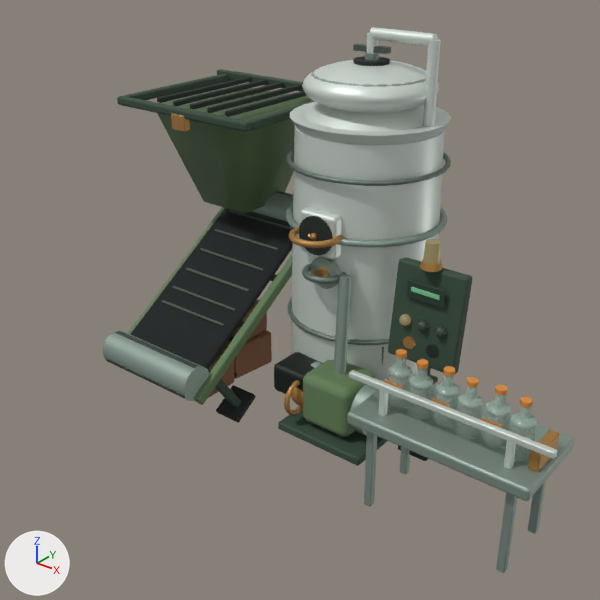
Two versions of the glTF model examples/harvest-frontier/runtime-animated/processing.line.repaired.glb, one commit apart.
The view is the same before and after, from a camera (50 mm lens) standing at (5.34, -8.51, 6.67) and looking at (-0.57, -1.12, 2.09). Every picture has the same lights, and +X, +Y and +Z are marked at lower left. The first picture is the older version. Where no turn or scale is listed for an object, it has been applied to the vertices. Vertices at exactly the same position are counted once.

In view in the first picture: 'body_coated', 'body_glass-0-540-0-320', 'body_matte', 'body_metal', 'body_rubber', 'conveyorRollerA_metal', 'conveyorRollerB_metal' and 12 more.
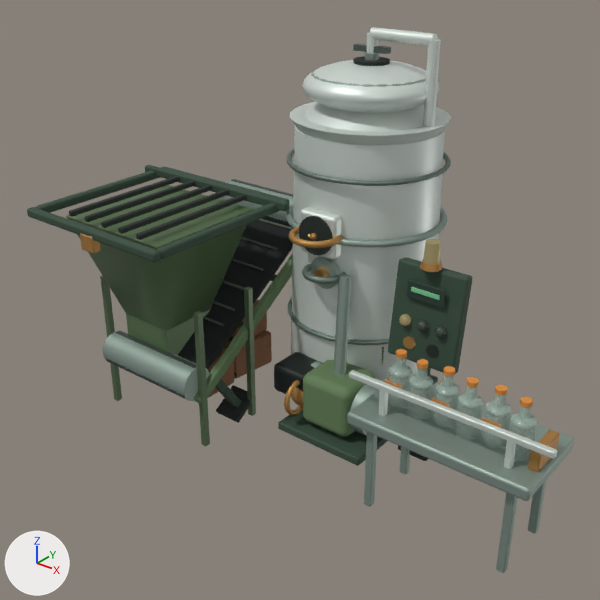
Patch to the scene script:
```diff
--- a/examples/harvest-frontier/runtime-animated/processing.line.repaired.glb.py
+++ b/examples/harvest-frontier/runtime-animated/processing.line.repaired.glb.py
@@ me_mesh_14 @@
 # verts and faces of me_mesh_14; kept vertices keep their numbers, new ones are numbered from 727
-me_mesh_14.from_pydata(...)  # 727 vertices, 1416 faces; spans x -3.56..0.55, y -0.88..1.12, z 0.18..5.27
+me_mesh_14.from_pydata(...)  # 767 vertices, 1472 faces; spans x -3.41..0.55, y -2.43..1.12, z 0.0..5.27
+# me_mesh_14 part 1: the loose piece of 10 vertices spanning x -3.56..-1.83, y -0.68..1.04, z 2.6..4.05 is moved by (0.15, -1.75, -1.12)
+# me_mesh_14 part 2: a new loose piece, a box spanning x -3.303..-3.223, y -2.082..-2.002, z 0.0..1.987, in mat_processing_line_fixed_palette_coated
+# me_mesh_14 part 3: a new loose piece, a box spanning x -1.503..-1.423, y -2.082..-2.002, z 0.0..1.987, in mat_processing_line_fixed_palette_coated
+# me_mesh_14 part 4: a new loose piece, a box spanning x -1.503..-1.423, y -1.142..-1.062, z 0.0..1.987, in mat_processing_line_fixed_palette_coated
+# me_mesh_14 part 5
+verts[727] = (-2.96, -1.16, 1.49)
+verts[728] = (-2.96, -1.16, 1.45)
+verts[729] = (-2.96, -1.98, 1.49)  # pixel (125, 313)
+verts[730] = (-2.96, -1.98, 0.9)
+for new, old in zip([*range(731, 735)], [*range(727, 731)]): verts[new] = verts[old] + (0.82, 0.0, 0.0)
+faces += [(727, 731, 732), (727, 732, 728), (731, 733, 734), (731, 734, 732), (729, 730, 733), (730, 734, 733)]
+faces += [(727, 728, 729), (728, 730, 729)]
+# other edits to the shape of me_mesh_14 do not show in these pictures
 me_mesh_14.materials.append(mat_processing_line_fixed_palette_coated)
@@ me_mesh_15 @@
-me_mesh_15.from_pydata(...)  # 5293 vertices, 10480 faces; spans x -2.81..3.1, y -1.89..1.18, z 0.02..4.73
+me_mesh_15.from_pydata(...)  # 5293 vertices, 10480 faces; spans x -2.67..3.1, y -2.79..1.18, z 0.02..4.73
+# me_mesh_15 part 6: the loose piece of 276 vertices spanning x -2.81..-2.57, y -1.04..-0.92, z 3.89..4.11 is moved by (0.15, -1.75, -1.12)
 me_mesh_15.materials.append(mat_processing_line_fixed_palette_metal)
@@ me_mesh_17 @@
-me_mesh_17.from_pydata(...)  # 11624 vertices, 23052 faces; spans x -4.04..2.73, y -2.12..1.39, z 0.0..4.22
+me_mesh_17.from_pydata(...)  # 11624 vertices, 23052 faces; spans x -3.9..2.73, y -2.78..0.86, z 0.0..3.1
+# me_mesh_17 part 7: the loose piece of 266 vertices spanning x -3.9..-1.48, y 1.27..1.39, z 4.06..4.18 is moved by (0.15, -1.75, -1.12)
+# me_mesh_17 part 8: the loose piece of 266 vertices spanning x -3.9..-1.48, y -1.03..-0.91, z 4.06..4.18 is moved by (0.15, -1.75, -1.12)
+# me_mesh_17 part 9: the loose piece of 266 vertices spanning x -3.9..-3.78, y -0.91..1.27, z 4.06..4.18 is moved by (0.15, -1.75, -1.12)
+# me_mesh_17 part 10: the loose piece of 266 vertices spanning x -1.6..-1.48, y -0.91..1.27, z 4.06..4.18 is moved by (0.15, -1.75, -1.12)
+# me_mesh_17 part 11: the loose piece of 266 vertices spanning x -3.37..-3.3, y -0.77..1.13, z 4.12..4.19 is moved by (0.15, -1.75, -1.12)
+# me_mesh_17 part 12: the loose piece of 266 vertices spanning x -3.05..-2.98, y -0.77..1.13, z 4.12..4.19 is moved by (0.15, -1.75, -1.12)
+# me_mesh_17 part 13: the loose piece of 266 vertices spanning x -2.73..-2.66, y -0.77..1.13, z 4.12..4.19 is moved by (0.15, -1.75, -1.12)
+# me_mesh_17 part 14: the loose piece of 266 vertices spanning x -2.41..-2.34, y -0.77..1.13, z 4.12..4.19 is moved by (0.15, -1.75, -1.12)
+# me_mesh_17 part 15: the loose piece of 266 vertices spanning x -2.09..-2.02, y -0.77..1.13, z 4.12..4.19 is moved by (0.15, -1.75, -1.12)
+# me_mesh_17 part 16: the loose piece of 266 vertices spanning x -4.04..-1.34, y 1.11..1.21, z 4.1..4.22 is moved by (0.15, -1.75, -1.12)
 me_mesh_17.materials.append(mat_processing_line_fixed_palette_matte)
```

Where the change shows, as pixel boxes [x1, y1, x2, y2] in the pictures (600 x 600 px; the box of a moved part takes in the faces that stretch with it):
'body_coated', reshaped (31% wider, 19% taller): before [157, 27, 451, 380]; after [66, 27, 451, 447]
'body_matte', reshaped (22% wider, 24% shorter): before [117, 69, 533, 466]; after [27, 165, 533, 466]
'body_metal', reshaped (23% wider): before [171, 69, 574, 573]; after [80, 69, 574, 573]
part 1 of me_mesh_14, moved or reshaped: before [157, 85, 313, 213]; after [66, 185, 254, 331]
part 2 of me_mesh_14, added (green): after [100, 276, 122, 401]
part 3 of me_mesh_14, added (green): after [193, 311, 210, 447]
part 4 of me_mesh_14, added (green): after [244, 287, 256, 416]
part 5 of me_mesh_14, added (green): after [126, 310, 210, 355]
part 6 of me_mesh_15, moved or reshaped: before [171, 113, 190, 132]; after [80, 233, 101, 254]
part 7 of me_mesh_17, moved or reshaped (mostly hidden before): before [235, 71, 299, 82]; after [161, 167, 289, 202]
part 8 of me_mesh_17, moved or reshaped: before [117, 96, 252, 132]; after [27, 207, 161, 262]
part 9 of me_mesh_17, moved or reshaped: before [125, 74, 232, 100]; after [35, 170, 160, 213]
part 10 of me_mesh_17, moved or reshaped: before [247, 101, 315, 130]; after [157, 203, 280, 259]
part 11 of me_mesh_17, moved or reshaped: before [157, 77, 252, 103]; after [69, 176, 180, 217]
part 12 of me_mesh_17, moved or reshaped: before [173, 79, 268, 106]; after [85, 180, 196, 222]
part 13 of me_mesh_17, moved or reshaped: before [190, 82, 284, 110]; after [101, 185, 212, 228]
part 14 of me_mesh_17, moved or reshaped: before [207, 85, 301, 113]; after [118, 189, 229, 234]
part 15 of me_mesh_17, moved or reshaped: before [225, 90, 307, 117]; after [136, 194, 246, 240]
part 16 of me_mesh_17, moved or reshaped: before [217, 69, 303, 91]; after [145, 165, 289, 211]
